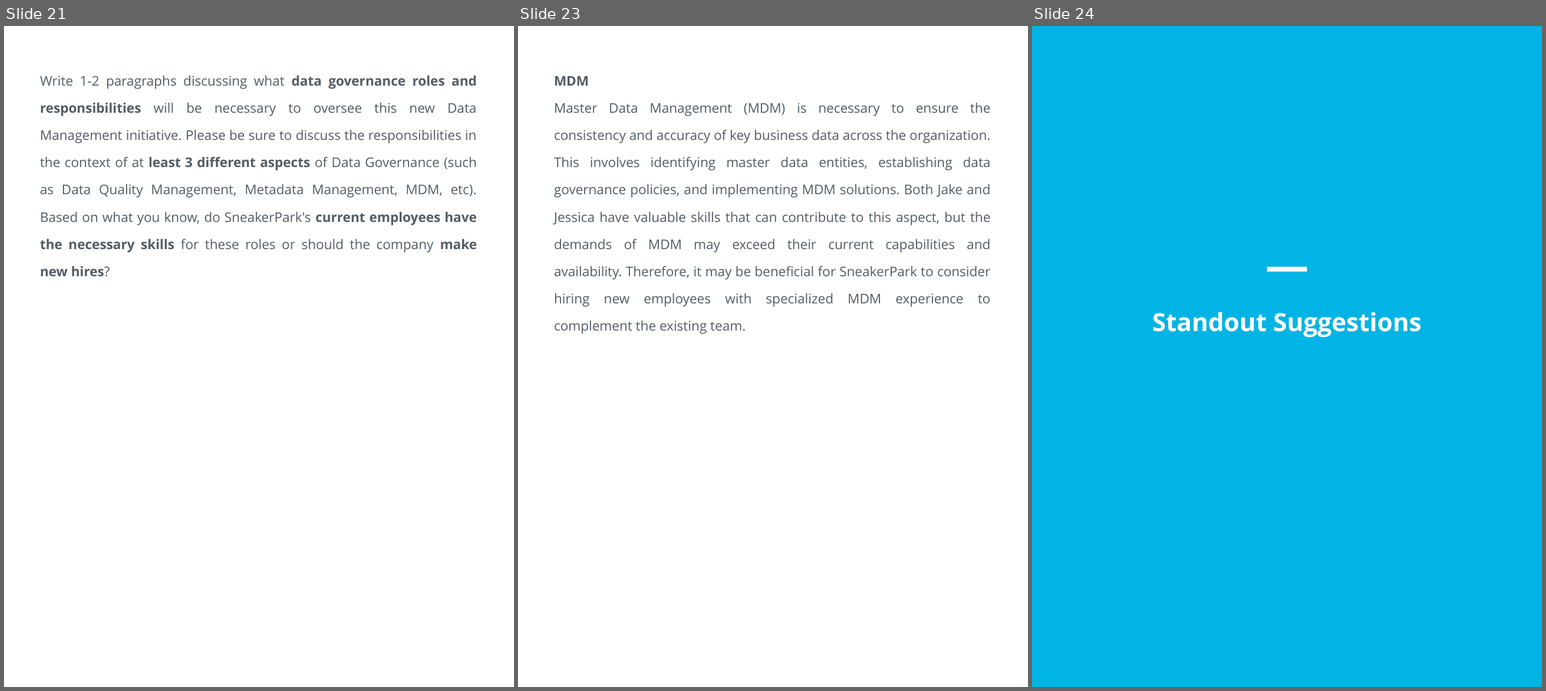
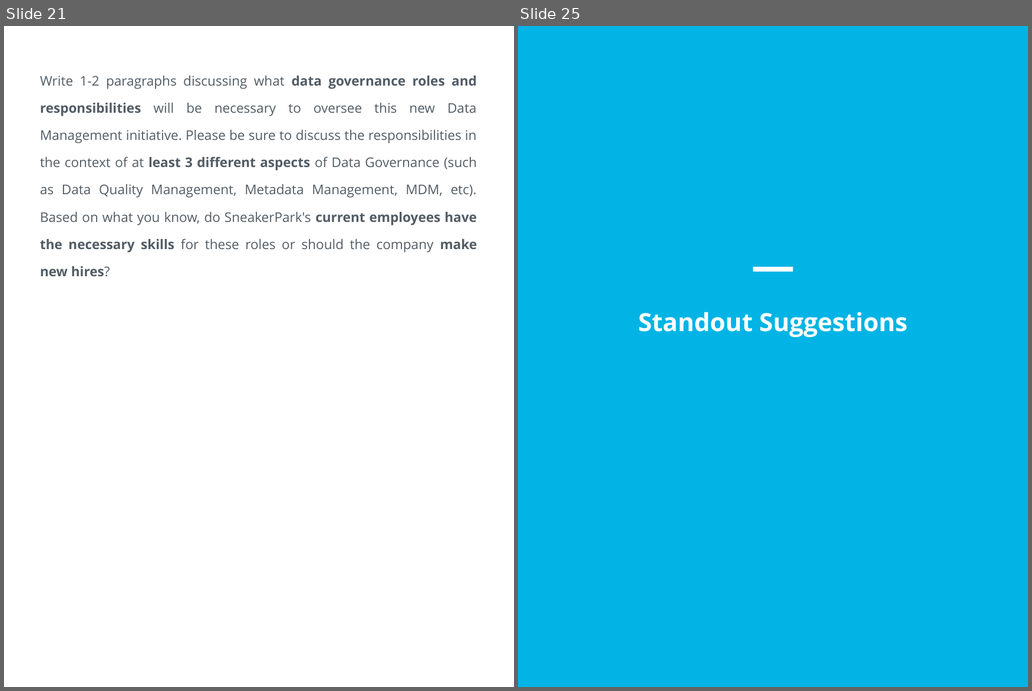
Before and after one commit to jaycode/udacity-data-governance-at-sneakerpark, a slide deck: starter-template.pptx. Shown side by side, each under a label of ours: slides 21, 23 and 24 before the commit, slides 21 and 25 after it; the slides between them are not shown. The pictures are 1546x691 and 1032x691 pixels, drawn with LibreOffice and Linux fonts; fonts in the diff are those of the drawing. Boxes give left, top, right and bottom in pixels: in the first picture for what was removed or moved away, otherwise in the second. Text is boxed around its words. In the diff, an @@ line names an element or a change of style, - is before the commit and + after.

```diff
--- a/starter-template.pptx
+++ b/starter-template.pptx
@@ slide 23 removed at (518, 26, 1028, 687), background #FFFFFF @@
@@ text removed at (554, 76, 991, 307) @@
-MDM
-Master Data Management (MDM) is necessary to ensure the consistency and accuracy of key business data across the organization. This involves identifying master data entities, establishing data governance policies, and implementing MDM solutions. Both Jake and Jessica have valuable skills that can contribute to this aspect, but the demands of MDM may exceed their current capabilities and availability. Therefore, it may be beneficial for SneakerPark to consider hiring new employees with specialized MDM experience to complement the existing team.
@@ what was slide 24 is now slide 25 @@
```
Also in this commit, not shown: 2 slides changed, 2 slides added, 2 other files.
